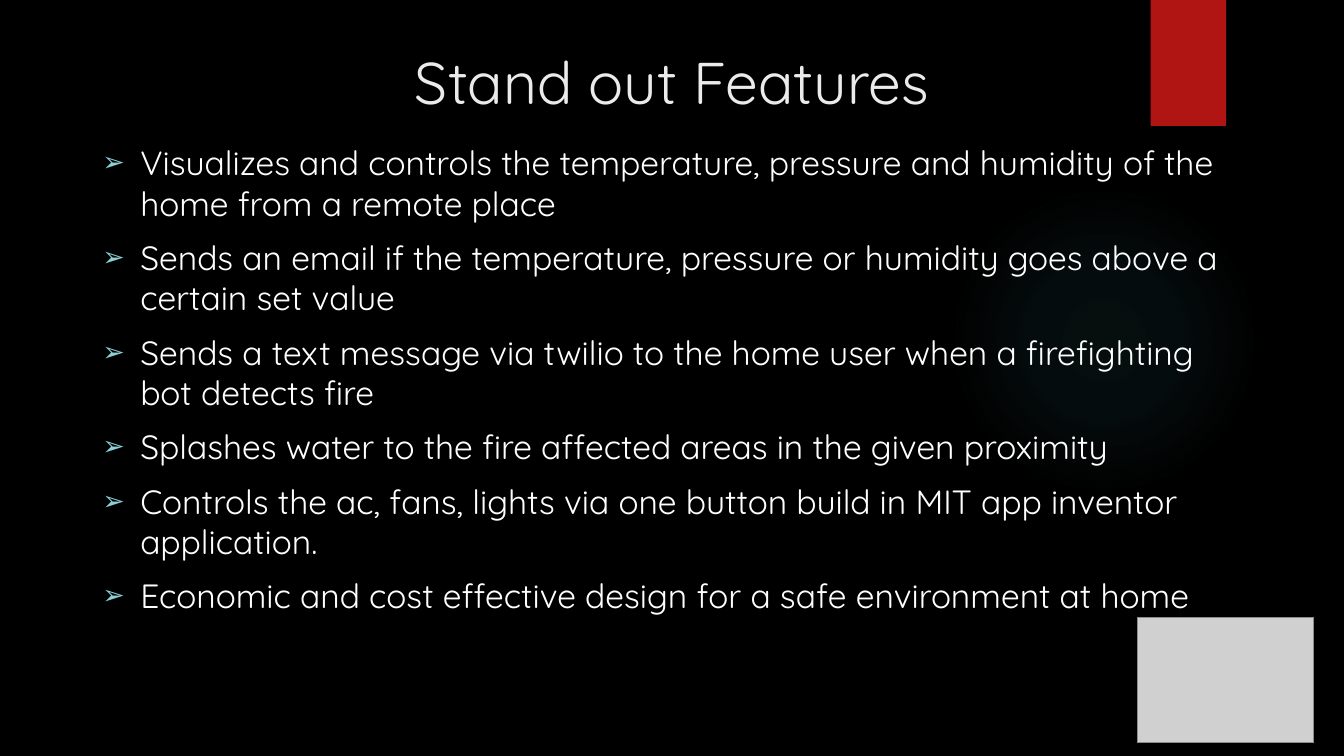
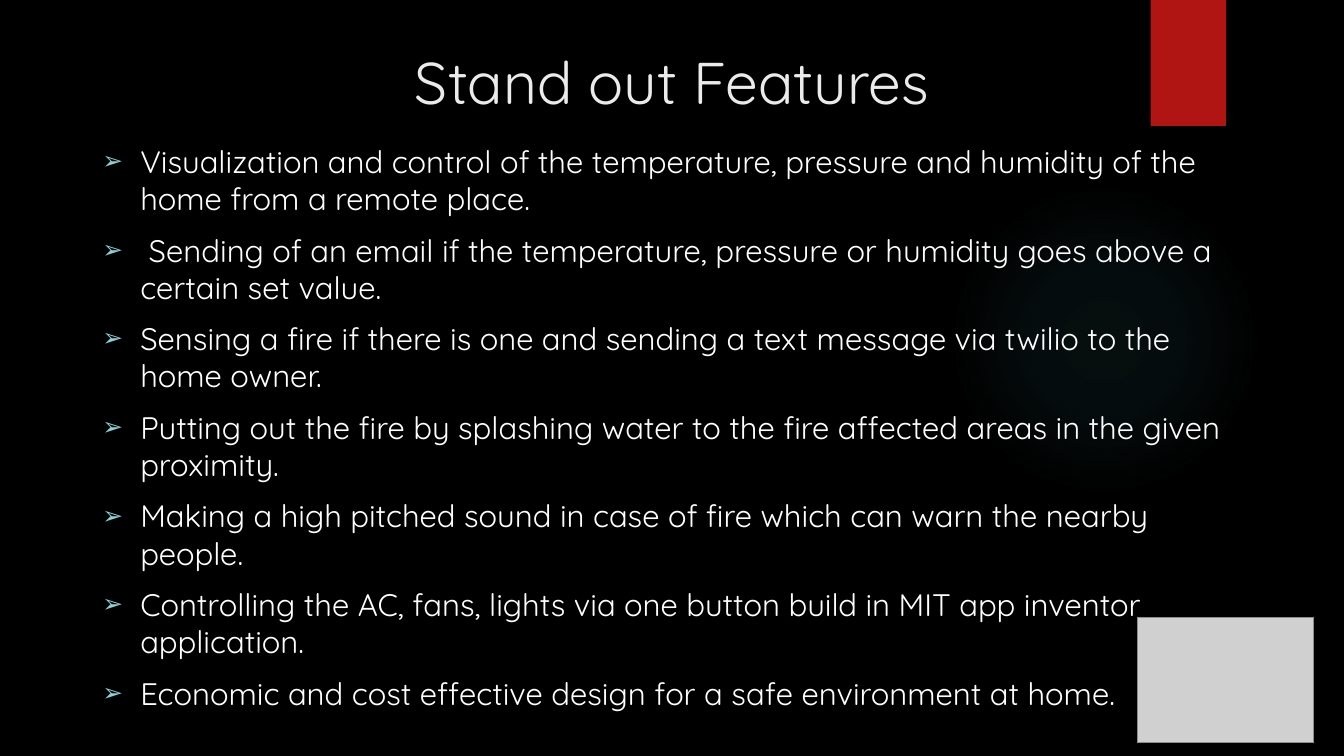
Before and after one commit to Sandhie177/UMKC_Hackathon_Fall_2018_IoT_Group_2, a slide deck: slide 2 of Documentation/IOT-SMART-HOME-Firebot-and-light-automation.pptx. Drawn at 1344x756 pixels with LibreOffice and Linux fonts; fonts in the diff are those of the drawing; grey boxes stand for pictures; background and template pictures are left out. Boxes give left, top, right and bottom in pixels: in the first picture for what was removed or moved away, otherwise in the second. Text is boxed around its words. In the diff, an @@ line names an element or a change of style, - is before the commit and + after.

Commit message:
Presentation

```diff
--- a/Documentation/IOT-SMART-HOME-Firebot-and-light-automation.pptx
+++ b/Documentation/IOT-SMART-HOME-Firebot-and-light-automation.pptx
@@ text at [140, 150, 1220, 712]: text changed; size 24 to 22.2 pt @@
-➢ Visualizes and controls the temperature, pressure and humidity of the home from a remote place
-➢ Sends an email if the temperature, pressure or humidity goes above a certain set value
-➢ Sends a text message via twilio to the home user when a firefighting bot detects fire
-➢ Splashes water to the fire affected areas in the given proximity
-➢ Controls the ac, fans, lights via one button build in MIT app inventor application.
-➢ Economic and cost effective design for a safe environment at home
+➢ Visualization and control of the temperature, pressure and humidity of the home from a remote place.
+➢ Sending of an email if the temperature, pressure or humidity goes above a certain set value.
+➢ Sensing a fire if there is one and sending a text message via twilio to the home owner.
+➢ Putting out the fire by splashing water to the fire affected areas in the given proximity.
+➢ Making a high pitched sound in case of fire which can warn the nearby people.
+➢ Controlling the AC, fans, lights via one button build in MIT app inventor application.
+➢ Economic and cost effective design for a safe environment at home.
```
Also in this commit, not shown: 4 other slides changed.
